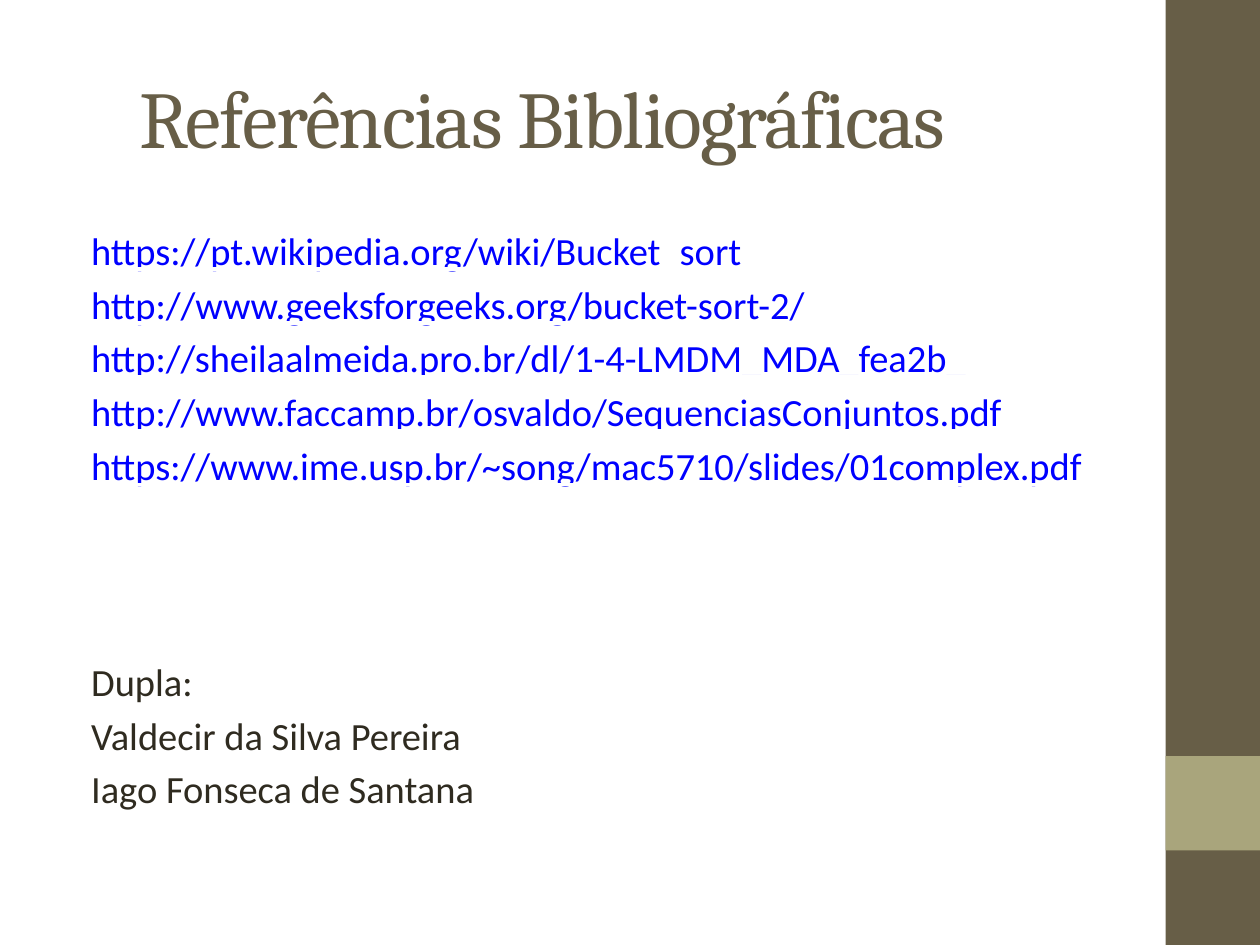
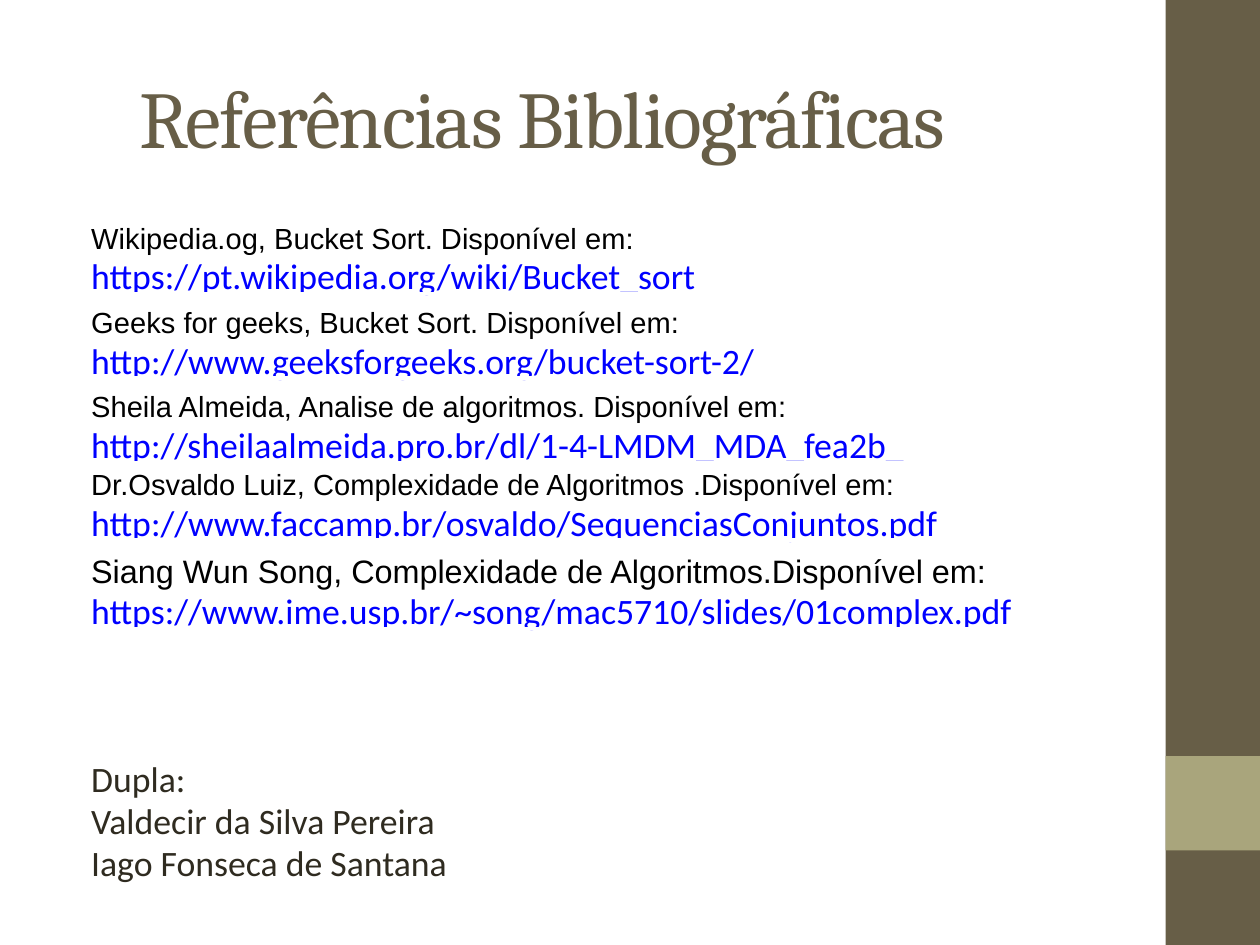
Before and after one commit to sisunigit/EDBucketSort, a slide deck: slide 7 of Documentos/Estrutura de Dados Trabalho.pptx. Drawn at 1260x945 pixels with LibreOffice and Linux fonts; fonts in the diff are those of the drawing. Boxes give left, top, right and bottom in pixels: in the first picture for what was removed or moved away, otherwise in the second. Text is boxed around its words. In the diff, an @@ line names an element or a change of style, - is before the commit and + after.

```diff
--- a/Documentos/Estrutura de Dados Trabalho.pptx
+++ b/Documentos/Estrutura de Dados Trabalho.pptx
@@ text at [91, 227, 634, 254]: paragraph added @@
+Wikipedia.og, Bucket Sort. Disponível em:
@@ text at [91, 264, 1011, 882]: size 22 to 20.4 pt in "https://pt.wikipedia.org/wiki/Bucket_sort", "http://www.geeksforgeeks.org/bucket-sort-2/", "http://sheilaalmeida.pro.br/dl/1-4-LMDM_MDA_fea2b_", "http://www.faccamp.br/osvaldo/SequenciasConjuntos.pdf" and 4 more places; line spacing 1 to 0.8 @@
@@ text at [91, 311, 679, 338]: paragraph added @@
+Geeks for geeks, Bucket Sort. Disponível em:
@@ text at [91, 395, 787, 423]: paragraph added @@
+Sheila Almeida, Analise de algoritmos. Disponível em:
@@ text at [91, 473, 894, 500]: paragraph added @@
+Dr.Osvaldo Luiz, Complexidade de Algoritmos .Disponível em:
@@ text at [91, 559, 986, 589]: paragraph added @@
+Siang Wun Song, Complexidade de Algoritmos.Disponível em:
```
Also in this commit, not shown: 4 other slides changed.
